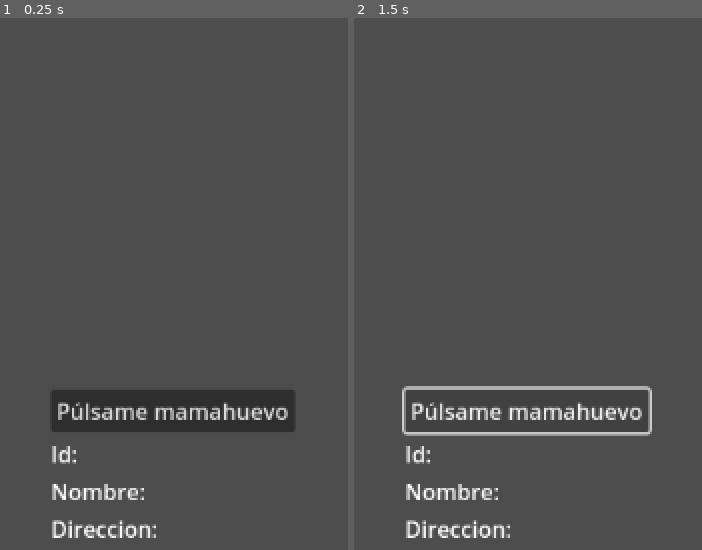
Above: before the commit, frames 1-2 (left to right).
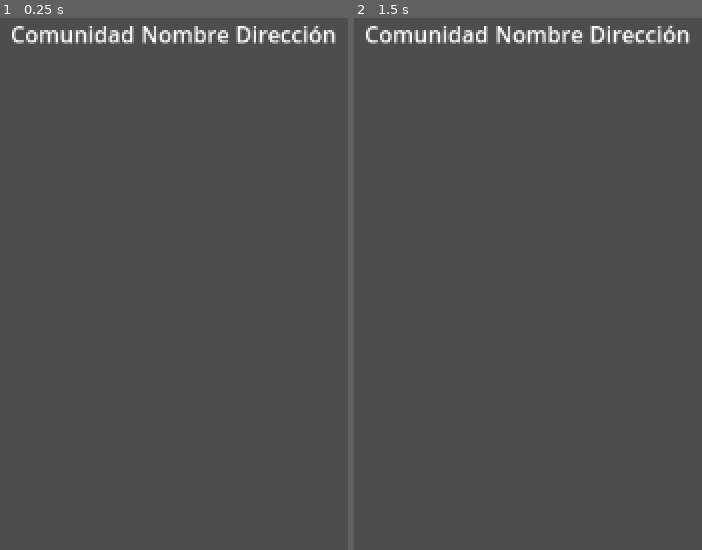
Above: after the commit, the same moments.

Repository: moguism/3000Viviendas
Game: Godot game, scene res://Escenas/Inicio.tscn
The game is run twice, just before and just after one commit, with the same random seed, the same clock (stepped at 60 frames per second) and the same inputs. Before the commit the project starts from res://Prueba.tscn.
Inputs (mouse positions are in pixels of both pictures, inside the frame that each line leads up to):
- Up to frame 1 (0.25 s): no input
- Up to frame 2 (1.5 s): click (528, 411) at 0.5 s, where only the run before the commit has a clickable "Púlsame mamahuevo"; click (528, 411) at 1.25 s, where only the run before the commit has a clickable "Púlsame mamahuevo"

The runs differ from the first frame. In frame 1, 7.7% of the frame differs, in the area x 3-97%, y 1-98%; in frame 2, 5.0%.

Commit message:
Continuando con el GUI

Diff:
--- a/Frontend/API_BUTTON.gd
+++ /dev/null
@@ -1,21 +0,0 @@
-extends Button
-
-@onready var contenedor_datos : VBoxContainer = get_parent().get_node("Datos")
-
-@onready var http_request : HTTPRequest = $HTTPRequest
-const URL : String = "http://127.0.0.1:8080"
-var pagina : String = "/api/comunidades"
-
-func _on_pressed():
-	http_request.request(URL + pagina)
-
-func _on_http_request_request_completed(result, response_code, headers, body):
-	if result == 0:
-		var datos = JSON.parse_string(body.get_string_from_utf8())
-		print(datos)
-
-		contenedor_datos.get_node("Id").text = str("Id: ", datos[0].id)
-		contenedor_datos.get_node("Nombre").text = str("Nombre: ", datos[0].nombre)
-		contenedor_datos.get_node("Direccion").text = str("Direccion: ", datos[0].direccion)
-	else:
-		print("No se puede conectar")
--- /dev/null
+++ b/Frontend/Escenas/Bloques.tscn
@@ -0,0 +1,34 @@
+[gd_scene load_steps=2 format=3 uid="uid://curb8w7wsc7i4"]
+
+[ext_resource type="Script" path="res://Scripts/Bloques.gd" id="1_t15sl"]
+
+[node name="Bloques" type="Control"]
+layout_mode = 3
+anchors_preset = 5
+anchor_left = 0.5
+anchor_right = 0.5
+offset_left = -20.0
+offset_right = 20.0
+offset_bottom = 40.0
+grow_horizontal = 2
+script = ExtResource("1_t15sl")
+
+[node name="Contenedor" type="GridContainer" parent="."]
+layout_mode = 1
+anchors_preset = 10
+anchor_right = 1.0
+offset_bottom = 23.0
+grow_horizontal = 2
+columns = 2
+
+[node name="Bloque" type="Label" parent="Contenedor"]
+layout_mode = 2
+text = "Bloque"
+
+[node name="Comunidad_id" type="Label" parent="Contenedor"]
+layout_mode = 2
+text = "Comunidad_id"
+
+[node name="HTTPRequest" type="HTTPRequest" parent="."]
+
+[connection signal="request_completed" from="HTTPRequest" to="." method="_on_http_request_request_completed"]
--- /dev/null
+++ b/Frontend/Escenas/Inicio.tscn
@@ -0,0 +1,38 @@
+[gd_scene load_steps=2 format=3 uid="uid://by0xqgkr5g30u"]
+
+[ext_resource type="Script" path="res://Scripts/Inicio.gd" id="1_c130f"]
+
+[node name="Inicio" type="Control"]
+layout_mode = 3
+anchors_preset = 5
+anchor_left = 0.5
+anchor_right = 0.5
+offset_left = -20.0
+offset_right = 20.0
+offset_bottom = 40.0
+grow_horizontal = 2
+script = ExtResource("1_c130f")
+
+[node name="Contenedor" type="GridContainer" parent="."]
+layout_mode = 1
+anchors_preset = 10
+anchor_right = 1.0
+offset_bottom = 23.0
+grow_horizontal = 2
+columns = 3
+
+[node name="Comunidad" type="Label" parent="Contenedor"]
+layout_mode = 2
+text = "Comunidad"
+
+[node name="Nombre" type="Label" parent="Contenedor"]
+layout_mode = 2
+text = "Nombre"
+
+[node name="Dirección" type="Label" parent="Contenedor"]
+layout_mode = 2
+text = "Dirección"
+
+[node name="HTTPRequest" type="HTTPRequest" parent="."]
+
+[connection signal="request_completed" from="HTTPRequest" to="." method="_on_http_request_request_completed"]
--- a/Frontend/Prueba.tscn
+++ /dev/null
@@ -1,42 +0,0 @@
-[gd_scene load_steps=2 format=3 uid="uid://d2vjf53354xid"]
-
-[ext_resource type="Script" path="res://API_BUTTON.gd" id="1_83d7j"]
-
-[node name="Prueba" type="VBoxContainer"]
-anchors_preset = 8
-anchor_left = 0.5
-anchor_top = 0.5
-anchor_right = 0.5
-anchor_bottom = 0.5
-offset_left = -20.0
-offset_top = -20.0
-offset_right = 20.0
-offset_bottom = 20.0
-grow_horizontal = 2
-grow_vertical = 2
-
-[node name="API_BUTTON" type="Button" parent="."]
-layout_mode = 2
-text = "Púlsame mamahuevo"
-script = ExtResource("1_83d7j")
-
-[node name="HTTPRequest" type="HTTPRequest" parent="API_BUTTON"]
-
-[node name="Datos" type="VBoxContainer" parent="."]
-layout_mode = 2
-
-[node name="Id" type="Label" parent="Datos"]
-layout_mode = 2
-text = "Id:
-"
-
-[node name="Nombre" type="Label" parent="Datos"]
-layout_mode = 2
-text = "Nombre: "
-
-[node name="Direccion" type="Label" parent="Datos"]
-layout_mode = 2
-text = "Direccion:"
-
-[connection signal="pressed" from="API_BUTTON" to="API_BUTTON" method="_on_pressed"]
-[connection signal="request_completed" from="API_BUTTON/HTTPRequest" to="API_BUTTON" method="_on_http_request_request_completed"]
--- /dev/null
+++ b/Frontend/Scripts/Bloques.gd
@@ -0,0 +1,31 @@
+extends Control
+
+@onready var contenedor : GridContainer = $Contenedor
+
+@onready var http_request : HTTPRequest = $HTTPRequest
+const URL : String = "http://127.0.0.1:8080"
+var pagina : String = "/api/bloques/"
+
+func _ready():
+	http_request.request(URL + pagina)
+
+func _on_http_request_request_completed(result, response_code, headers, body):
+	if result == 0:
+		var datos = JSON.parse_string(body.get_string_from_utf8())
+		print(datos)
+
+		for dato in datos:
+			print("mongo")
+			print(dato)
+
+			var label_id : Button = Button.new()
+			var label_comunidad_id : Label = Label.new()
+
+			label_id.text = str(dato.id)
+			label_comunidad_id.text = str(dato.nombre)
+
+			contenedor.add_child(label_id)
+			contenedor.add_child(label_comunidad_id)
+
+	else:
+		print("No se puede conectar")
--- /dev/null
+++ b/Frontend/Scripts/Inicio.gd
@@ -0,0 +1,39 @@
+extends Control
+
+@onready var contenedor : GridContainer = $Contenedor
+
+@onready var http_request : HTTPRequest = $HTTPRequest
+const URL : String = "http://127.0.0.1:8080"
+var pagina : String = "/api/comunidades"
+
+func _ready():
+	http_request.request(URL + pagina)
+
+func _on_http_request_request_completed(result, response_code, headers, body):
+	if result == 0:
+		var datos = JSON.parse_string(body.get_string_from_utf8())
+
+		for dato in datos:
+			print("mongo")
+			print(dato)
+
+			var label_id : Button = Button.new()
+			var label_nombre : Label = Label.new()
+			var label_direccion : Label = Label.new()
+
+			label_id.text = str(dato.id)
+			label_id.button_up.connect(cambiar_escena)
+
+			label_nombre.text = str(dato.nombre)
+			label_direccion.text = str(dato.direccion)
+
+			contenedor.add_child(label_id)
+			contenedor.add_child(label_nombre)
+			contenedor.add_child(label_direccion)
+
+	else:
+		print("No se puede conectar")
+
+func cambiar_escena() -> void:
+	Singleton.comunidad_id = contenedor.get_node("Comunidad").text
+	get_tree().change_scene_to_file("res://Escenas/Bloques.tscn")
--- /dev/null
+++ b/Frontend/Singletons/Singleton.gd
@@ -0,0 +1,5 @@
+extends Node
+
+var comunidad_id : String
+var bloque_id : String
+var vivienda_id : String
--- a/Frontend/project.godot
+++ b/Frontend/project.godot
@@ -11,9 +11,13 @@
 [application]
 
 config/name="Frontend"
-run/main_scene="res://Prueba.tscn"
+run/main_scene="res://Escenas/Inicio.tscn"
 config/features=PackedStringArray("4.2", "GL Compatibility")
 config/icon="res://icon.svg"
+
+[autoload]
+
+Singleton="*res://Singletons/Singleton.gd"
 
 [rendering]
 
Not shown, changed: .gitignore
Not shown, changed: Configuracion Spring.png
Not shown, changed: Creacion.sql
Not shown, changed: Frontend/.gitattributes
Not shown, changed: Frontend/.gitignore
Not shown, changed: UML.mwb
Not shown, changed: gestionComunitaria/.gitignore
Not shown, changed: gestionComunitaria/.mvn/wrapper/maven-wrapper.jar
Not shown, changed: gestionComunitaria/.mvn/wrapper/maven-wrapper.properties
Not shown, changed: gestionComunitaria/mvnw
Not shown, changed: gestionComunitaria/mvnw.cmd
Not shown, changed: gestionComunitaria/pom.xml
(and 43 more such lines)
